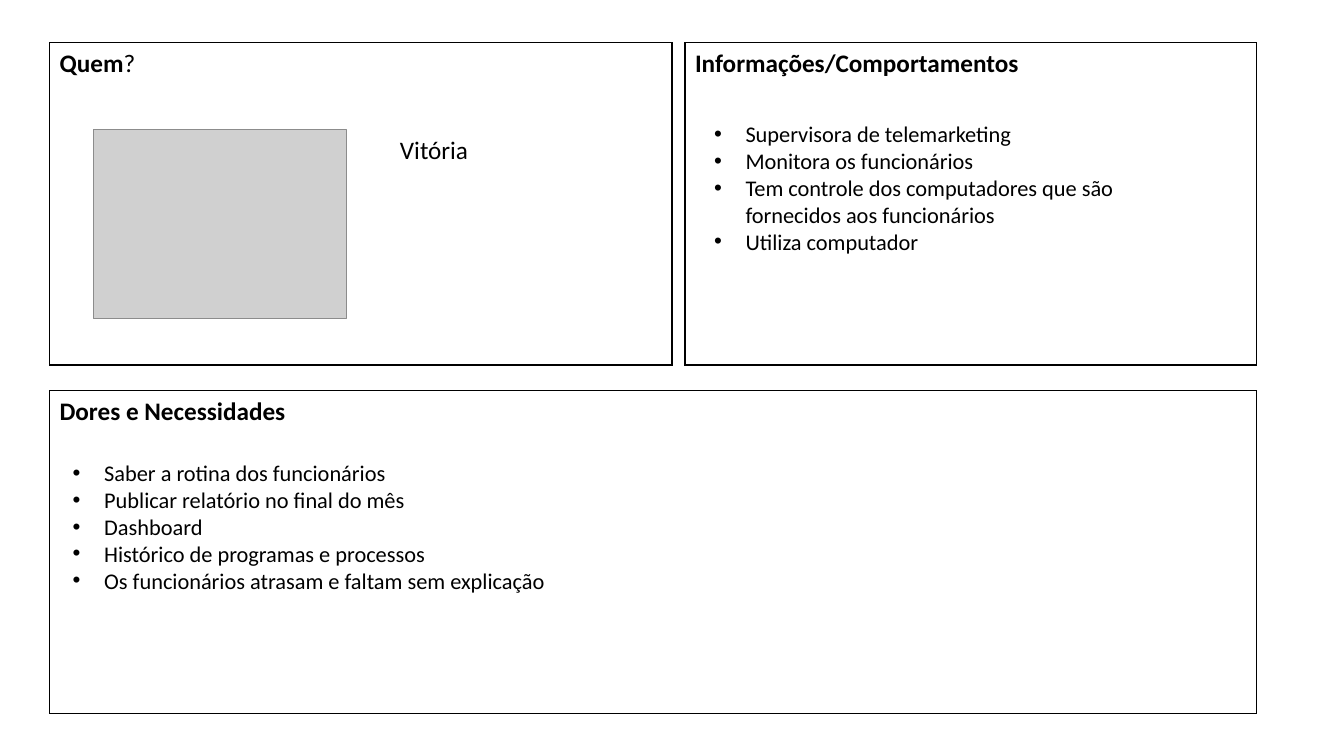
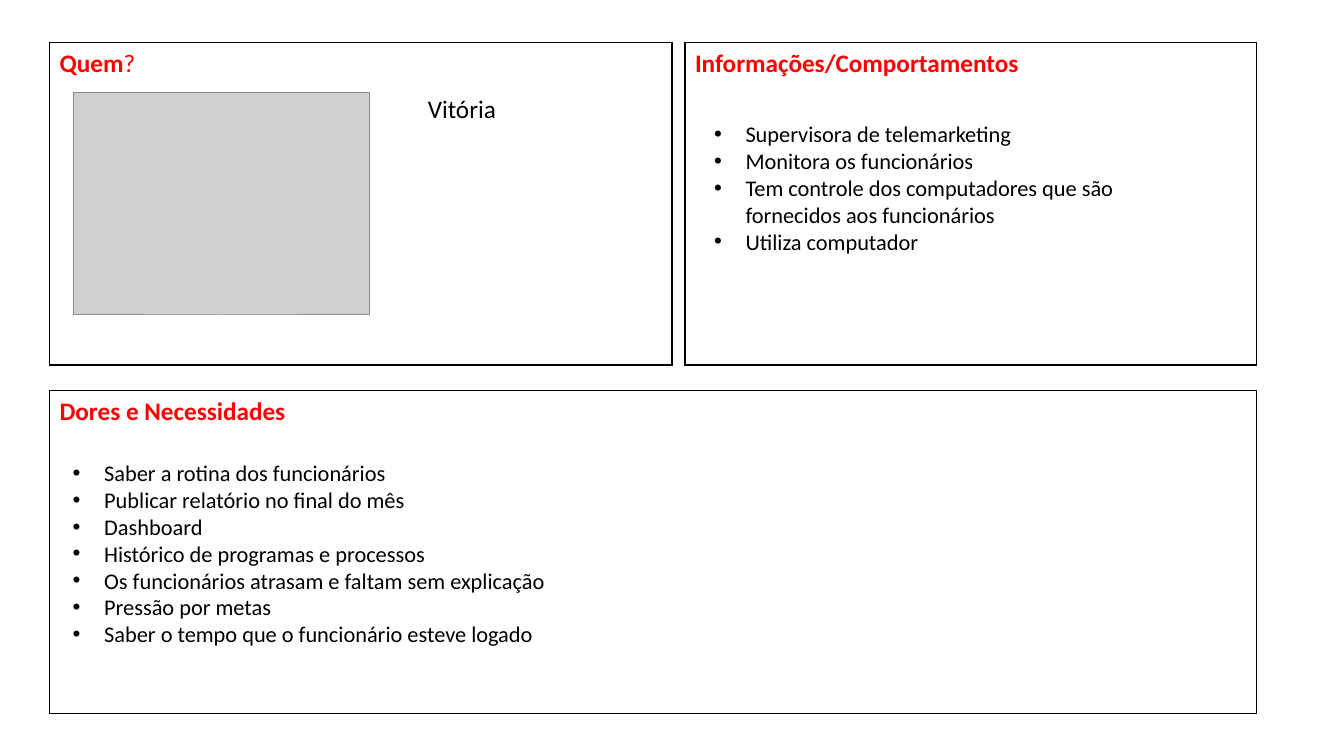
Before and after one commit to BandTec/grupo-07-adsa-20201, a slide deck: slide 2 of Documentação/ProtoPersona.pptx. Drawn at 1344x756 pixels with LibreOffice and Linux fonts; fonts in the diff are those of the drawing; grey boxes stand for pictures. Boxes give left, top, right and bottom in pixels: in the first picture for what was removed or moved away, otherwise in the second. Text is boxed around its words. In the diff, an @@ line names an element or a change of style, - is before the commit and + after.

```diff
--- a/Documentação/ProtoPersona.pptx
+++ b/Documentação/ProtoPersona.pptx
@@ text "Vitória": place and size @@
-text "Vitória" at (400,141,468,159)
+text "Vitória" at (428,100,496,118)
@@ picture: place and size @@
-picture at (94,129,347,319)
+picture at (74,93,370,316)
@@ text colour #000000 to #FF0000 in 3 elements at (60,54,136,76), (695,54,1018,77), (60,402,285,421) @@
@@ text at (104,600,532,646): paragraphs added @@
+• Pressão por metas
+• Saber o tempo que o funcionário esteve logado
```
Also in this commit, not shown: 1 slide added, 2 other files.
